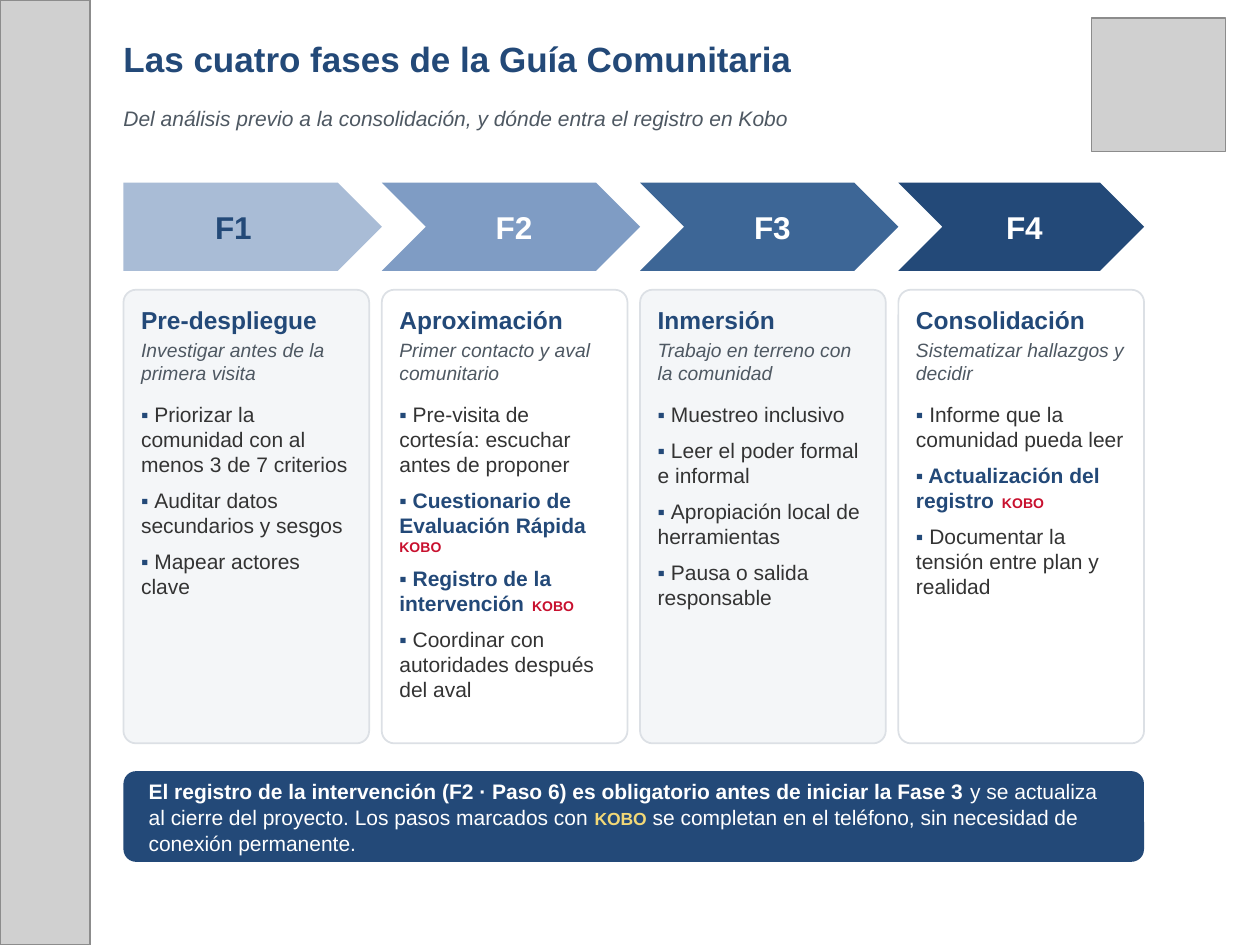
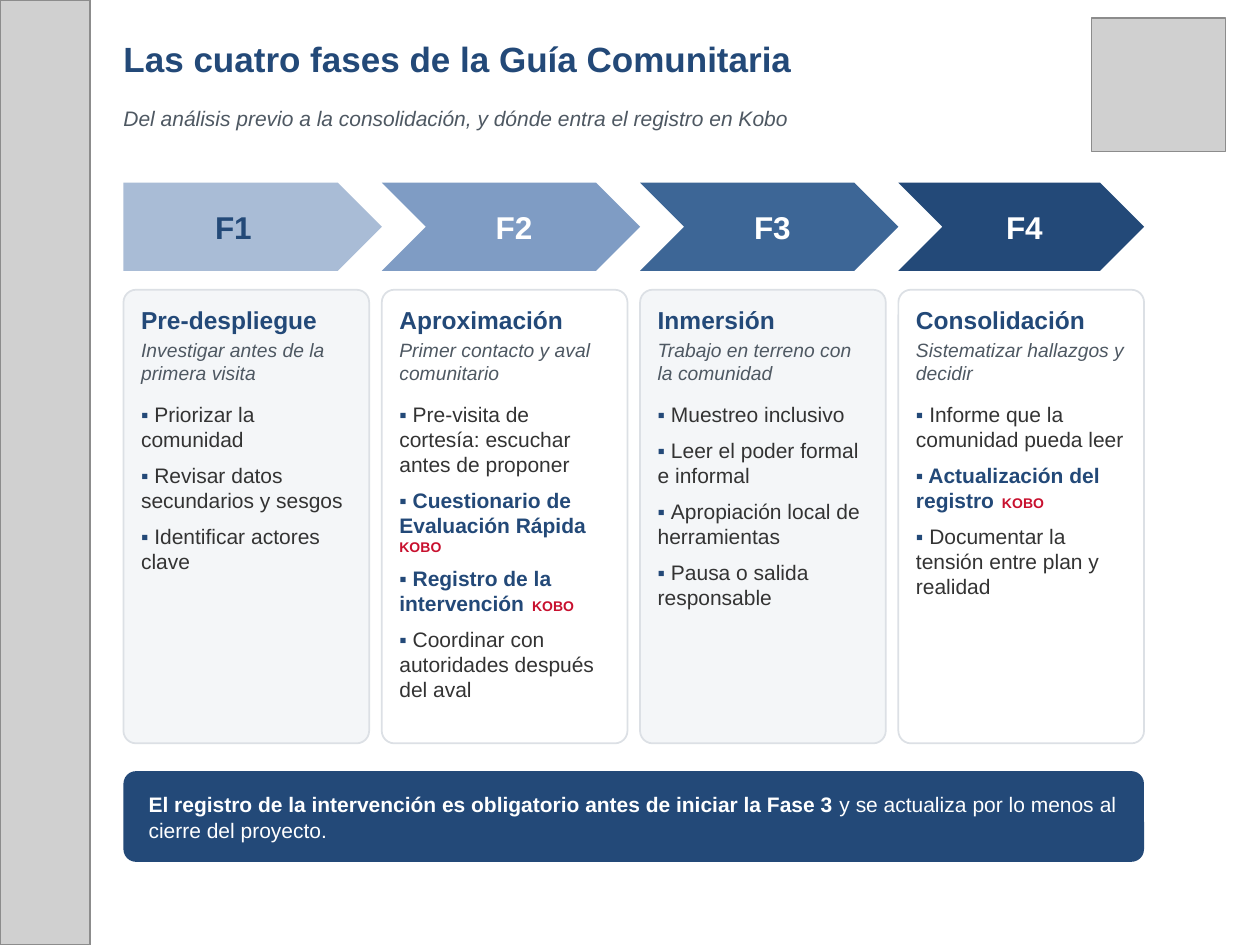
Before and after one commit to fmblancop/Hoja-de-Ruta-CRV, a slide deck: slide 9 of Hoja_de_Ruta_CRV_presentacion.pptx. Drawn at 1260x945 pixels with LibreOffice and Linux fonts; fonts in the diff are those of the drawing; grey boxes stand for pictures. Boxes give left, top, right and bottom in pixels: in the first picture for what was removed or moved away, otherwise in the second. Text is boxed around its words. In the diff, an @@ line names an element or a change of style, - is before the commit and + after.

```diff
--- a/Hoja_de_Ruta_CRV_presentacion.pptx
+++ b/Hoja_de_Ruta_CRV_presentacion.pptx
@@ text at [141,406,342,569]: text changed @@
-▪ Priorizar la comunidad con al menos 3 de 7 criterios
-▪ Auditar datos secundarios y sesgos
-▪ Mapear actores clave
+▪ Priorizar la comunidad
+▪ Revisar datos secundarios y sesgos
+▪ Identificar actores clave
@@ text at [149,796,1116,843]: text changed; bold on @@
-El registro de la intervención (F2 · Paso 6) es obligatorio antes de iniciar la Fase 3 y se actualiza al cierre del proyecto. Los pasos marcados con KOBO se completan en el teléfono, sin necesidad de conexión permanente.
+El registro de la intervención es obligatorio antes de iniciar la Fase 3 y se actualiza por lo menos al cierre del proyecto.
```
Also in this commit, not shown: 6 other slides changed, 1 other file.
